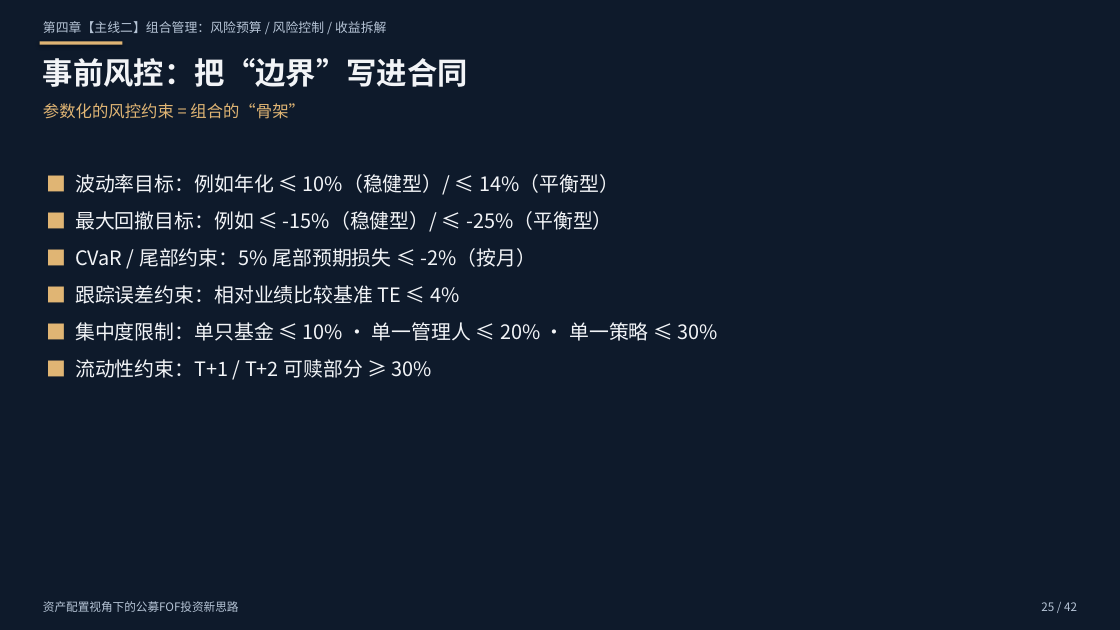
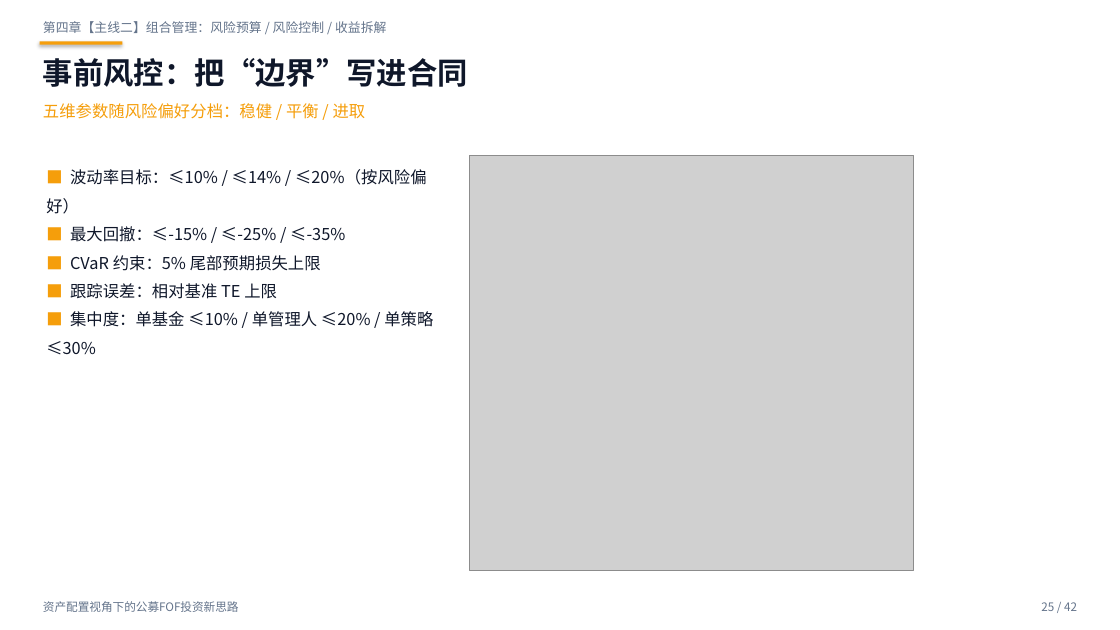
Before and after one commit to xuchendu-web/GGSDDU, a slide deck: slide 25 of output/FOF资产配置新思路.pptx. Drawn at 1120x630 pixels with LibreOffice and Linux fonts; fonts in the diff are those of the drawing; grey boxes stand for pictures. Boxes give left, top, right and bottom in pixels: in the first picture for what was removed or moved away, otherwise in the second. Text is boxed around its words. In the diff, an @@ line names an element or a change of style, - is before the commit and + after.

```diff
--- a/output/FOF资产配置新思路.pptx
+++ b/output/FOF资产配置新思路.pptx
@@ rectangle at box(0, 0, 1120, 630): fill #0E1A2B to #FFFFFF @@
@@ text "事前风控：把“边界”写进合同" at box(43, 58, 468, 87): text colour #F2F4F7 to #0F172A @@
@@ rectangle at box(39, 41, 122, 45): fill #E0B574 to #F59E0B @@
@@ text at box(43, 103, 366, 119): text changed; text colour #E0B574 to #F59E0B @@
-参数化的风控约束 = 组合的“骨架”
+五维参数随风险偏好分档：稳健 / 平衡 / 进取
@@ text at box(46, 169, 433, 354): text changed; size 17 to 14 pt; text colour #F2F4F7 to #0F172A @@
-■ 波动率目标：例如年化 ≤ 10%（稳健型）/ ≤ 14%（平衡型）
-■ 最大回撤目标：例如 ≤ -15%（稳健型）/ ≤ -25%（平衡型）
-■ CVaR / 尾部约束：5% 尾部预期损失 ≤ -2%（按月）
-■ 跟踪误差约束：相对业绩比较基准 TE ≤ 4%
-■ 集中度限制：单只基金 ≤ 10% · 单一管理人 ≤ 20% · 单一策略 ≤ 30%
-■ 流动性约束：T+1 / T+2 可赎部分 ≥ 30%
+■ 波动率目标：≤10% / ≤14% / ≤20%（按风险偏好）
+■ 最大回撤：≤-15% / ≤-25% / ≤-35%
+■ CVaR 约束：5% 尾部预期损失上限
+■ 跟踪误差：相对基准 TE 上限
+■ 集中度：单基金 ≤10% / 单管理人 ≤20% / 单策略 ≤30%
@@ picture added at box(470, 155, 914, 571) @@
@@ text colour #B6C4D6 to #64748B in 3 elements at box(43, 21, 386, 33), box(43, 601, 239, 612), box(1041, 602, 1077, 611) @@
```
Also in this commit, not shown: 41 other slides changed, 30 other files.
